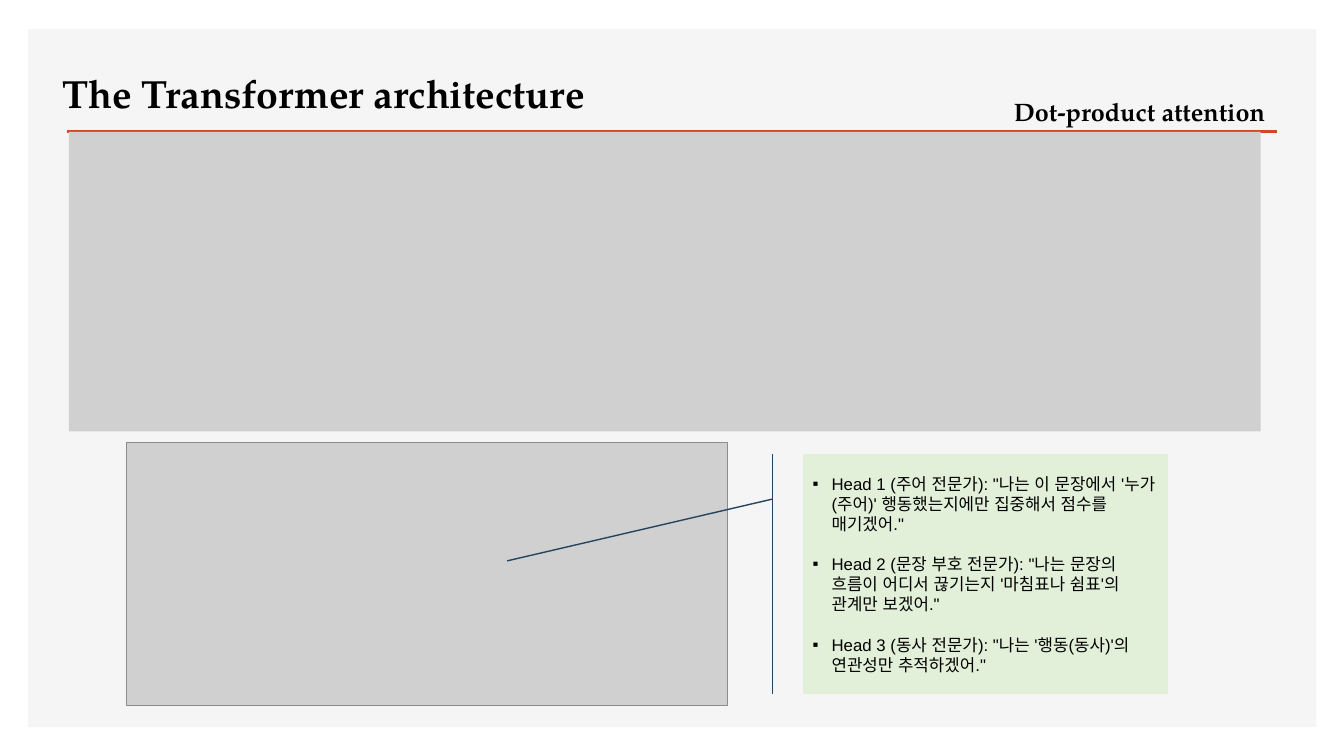
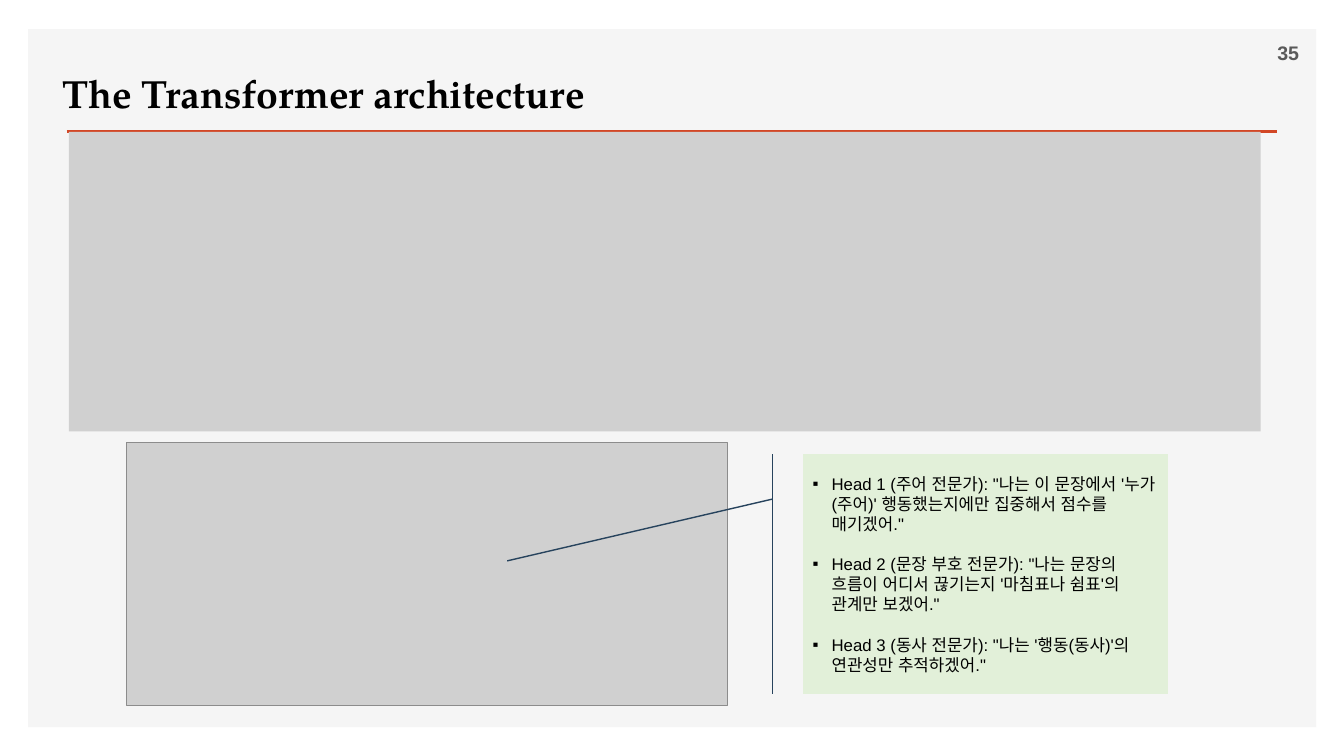
Before and after one commit to ancestor9/2026_Fall_Deep-Learning-with-Python, a slide deck: slide 35 of Chapter 15 Language models and the Transformer.pptx (slide 31 before the commit). Drawn at 1344x756 pixels with LibreOffice and Linux fonts; fonts in the diff are those of the drawing; grey boxes stand for pictures; background and template pictures are left out. Boxes give left, top, right and bottom in pixels: in the first picture for what was removed or moved away, otherwise in the second. Text is boxed around its words. In the diff, an @@ line names an element or a change of style, - is before the commit and + after.

```diff
--- a/Chapter 15 Language models and the Transformer.pptx
+++ b/Chapter 15 Language models and the Transformer.pptx
@@ page number added at box(1277, 46, 1299, 60), 14 pt, text #595959, bold @@
+35
@@ text removed at box(1014, 103, 1265, 131) @@
-Dot-product attention
```
Also in this commit, not shown: 11 other slides changed, 4 slides added.
